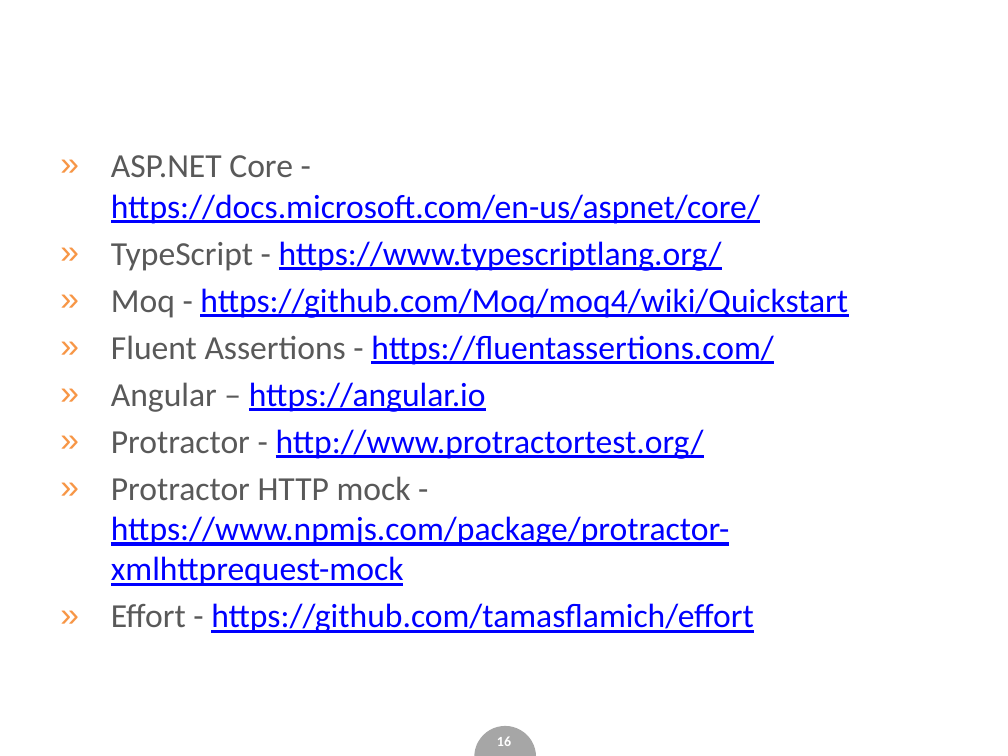
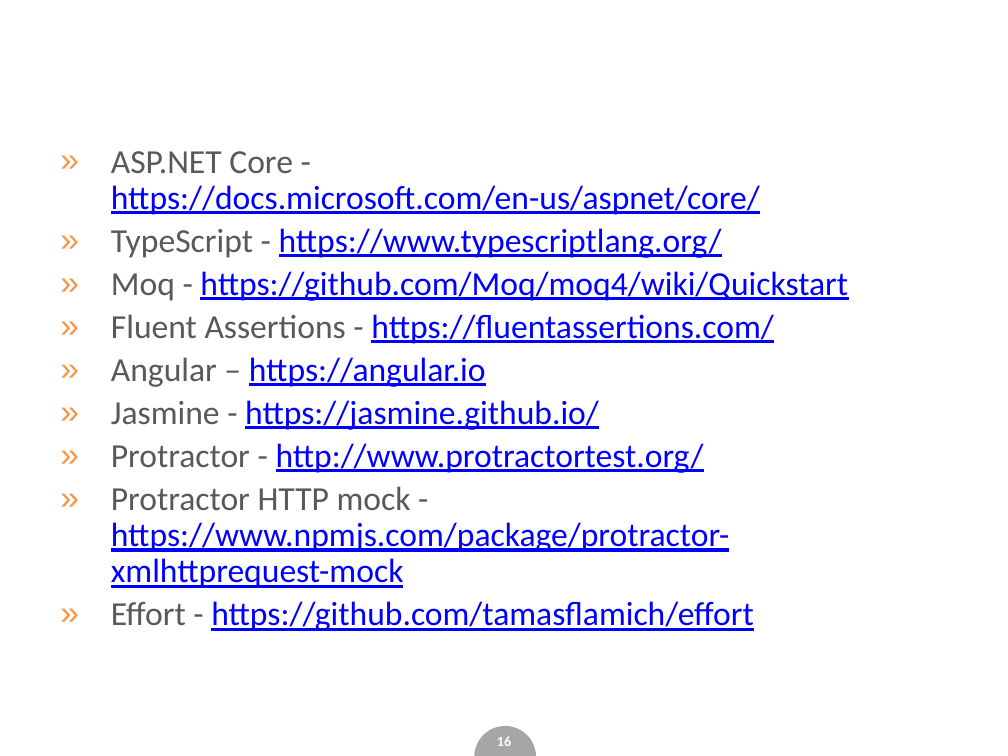
Before and after one commit to Katulus/WebApplictionTestingExample, a slide deck: slide 16 of slides.pptx. Drawn at 1008x756 pixels with LibreOffice and Linux fonts; fonts in the diff are those of the drawing; background and template pictures are left out. Boxes give left, top, right and bottom in pixels: in the first picture for what was removed or moved away, otherwise in the second. Text is boxed around its words. In the diff, an @@ line names an element or a change of style, - is before the commit and + after.

```diff
--- a/slides.pptx
+++ b/slides.pptx
@@ text at bbox=[111, 151, 848, 631]: line spacing 1 to 0.9 @@
@@ text at bbox=[111, 400, 599, 430]: paragraph added @@
+» Jasmine - https://jasmine.github.io/
```
Also in this commit, not shown: 14 other files.
